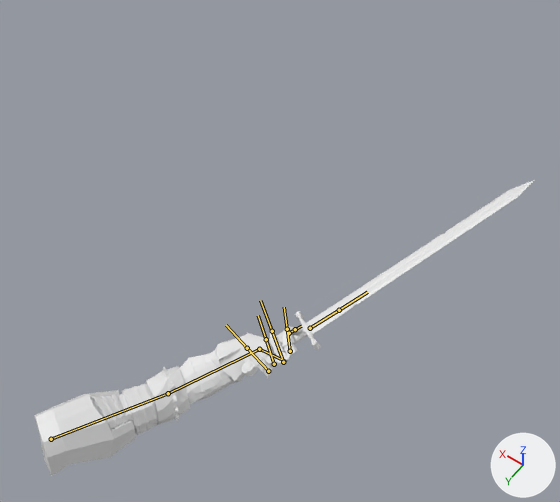
A saved change to the FBX model Assets/Models/PlayerModels/PlayerSword/PlayerSword.fbx.
One viewpoint serves both versions: a 50 mm camera at (-5.91, 3.92, 11.01) aimed at (-1.24, -2.61, 0.73). Lighting does not change. The marker at lower right points along +X, +Y and +Z. Both versions are drawn at frame 14 of the action 'SwordBones|SwordSweep'; the numbers are the values there. The bones that bend it are drawn over the model as lines.

The first picture shows 'ArmArmoredLow.002', 'ArmArmoredLow.003'.
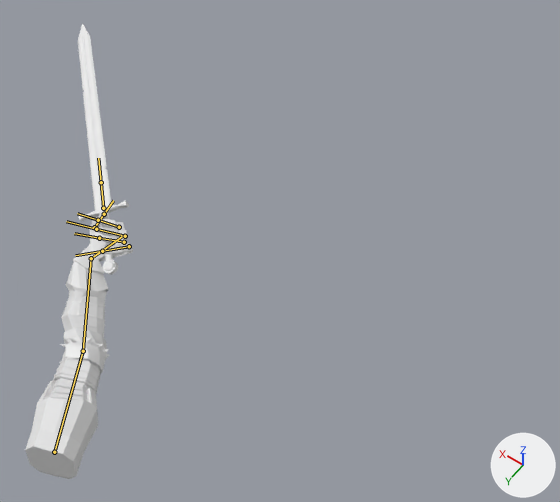
The edits, one by one:
Bone 'UpperArm' (bone_upperarm) moves from (-0.036, 0.096, 0.091) to (-0.049, 0.111, 0.458).
Bone 'UpperArm' (bone_upperarm) turns from (6, 7, 40) to (1, 6, -14) degrees about its own x, y and z.
Bone 'ForeArm' (bone_forearm) turns from (-45, -55, 22) to (-38, -58, -3) degrees about its own x, y and z.
Bone 'ForeArm.001' (bone_forearm_001) turns from (72, -55, -28) to (73, -52, -36) degrees about its own x, y and z.
Bone 'Pinky2' (bone_pinky2) moves from (0.029, 0.276, -0.023) to (0.026, 0.252, -0.02).
Bone 'Pinky2' (bone_pinky2) turns from (22, -28, 110) to (21, -31, 121) degrees about its own x, y and z.
Bone 'ForeArm.002' (bone_forearm_002) turns from (78, 67, 79) to (63, 68, 62) degrees about its own x, y and z.

Boxes [x1, y1, x2, y2] around the edits, measured in the pictures (560 x 502 px):
'ArmArmoredLow.002', posed (60% narrower, 78% taller): before [34, 326, 303, 476]; after [25, 211, 133, 479]
'ArmArmoredLow.003', posed (82% narrower, 28% taller): before [241, 180, 534, 377]; after [78, 23, 129, 275]
bone 'UpperArm', root to tip: before (51, 439) to (168, 393); after (54, 452) to (83, 351)
bone 'ForeArm', root to tip: before (168, 393) to (259, 349); after (83, 351) to (91, 258)
bone 'ForeArm.001', root to tip: before (259, 349) to (285, 361); after (91, 258) to (123, 235)
bone 'Pinky2', root to tip: before (268, 371) to (247, 348); after (129, 246) to (102, 251)
bone 'ForeArm.002', root to tip: before (310, 328) to (339, 310); after (103, 208) to (101, 182)
